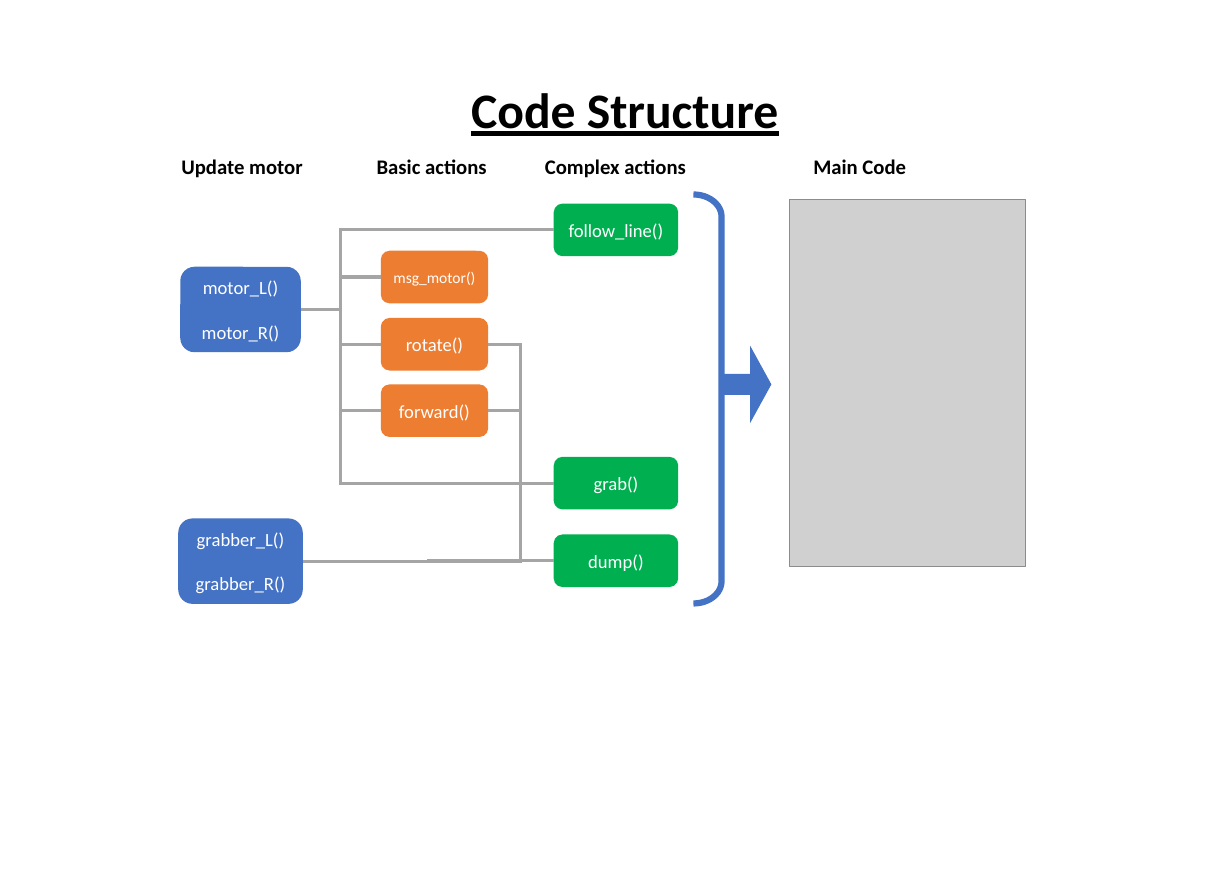
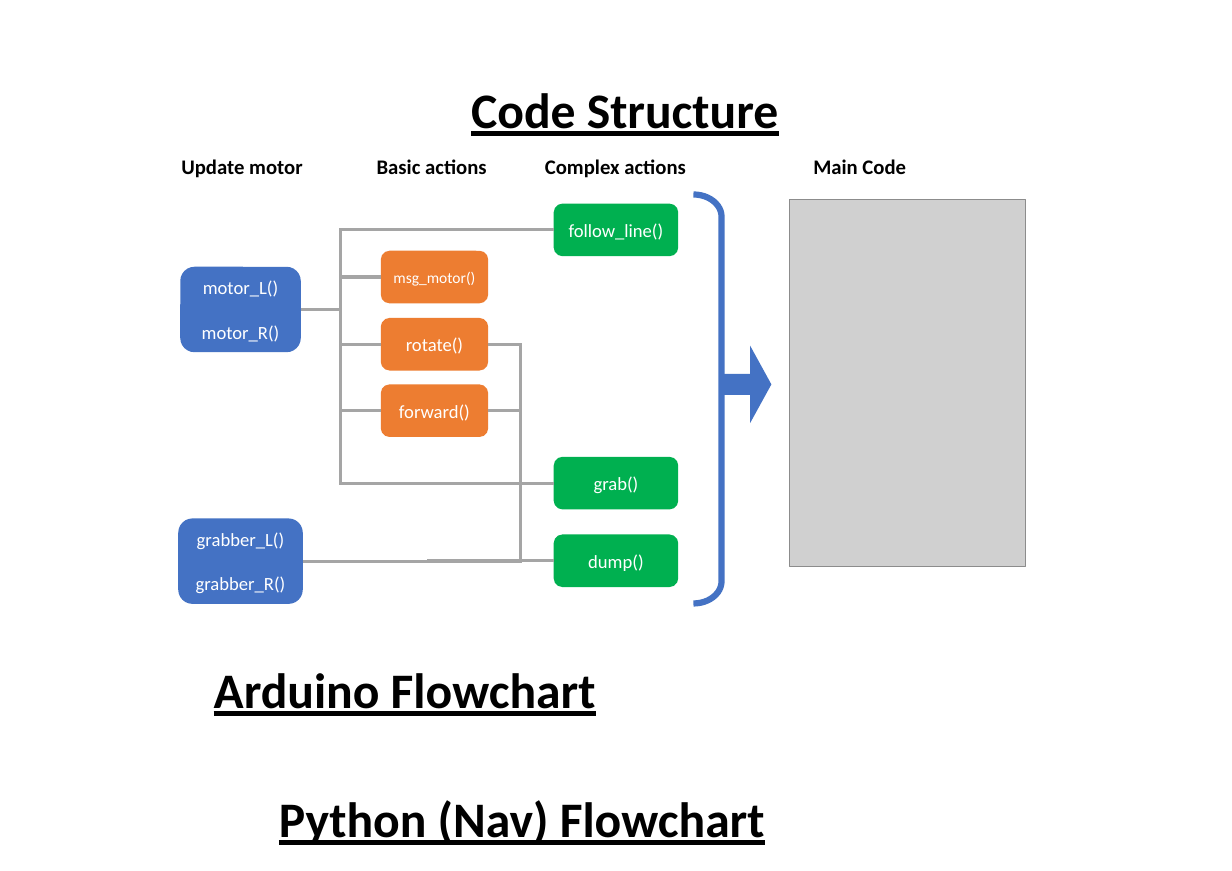
Before and after one commit to ivwaurt/IDP_2020L, a slide deck: slide 2 of Submitted files/SBD.pptx. Drawn at 1232x871 pixels with LibreOffice and Linux fonts; fonts in the diff are those of the drawing; grey boxes stand for pictures. Boxes give left, top, right and bottom in pixels: in the first picture for what was removed or moved away, otherwise in the second. Text is boxed around its words. In the diff, an @@ line names an element or a change of style, - is before the commit and + after.

```diff
--- a/Submitted files/SBD.pptx
+++ b/Submitted files/SBD.pptx
@@ text added at [214, 673, 596, 716], 48 pt, text #000000, bold, underline @@
+Arduino Flowchart
@@ text added at [279, 800, 765, 845], 48 pt, text #000000, bold, underline @@
+Python (Nav) Flowchart
```
Also in this commit, not shown: 3 other files.
